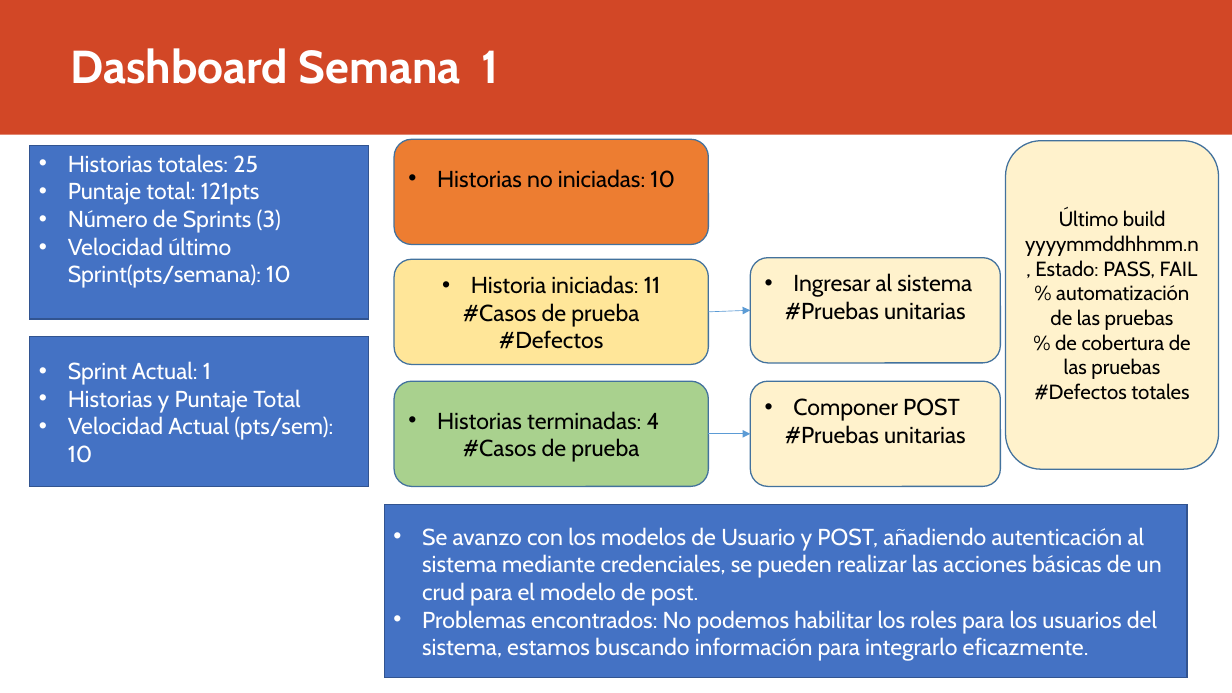
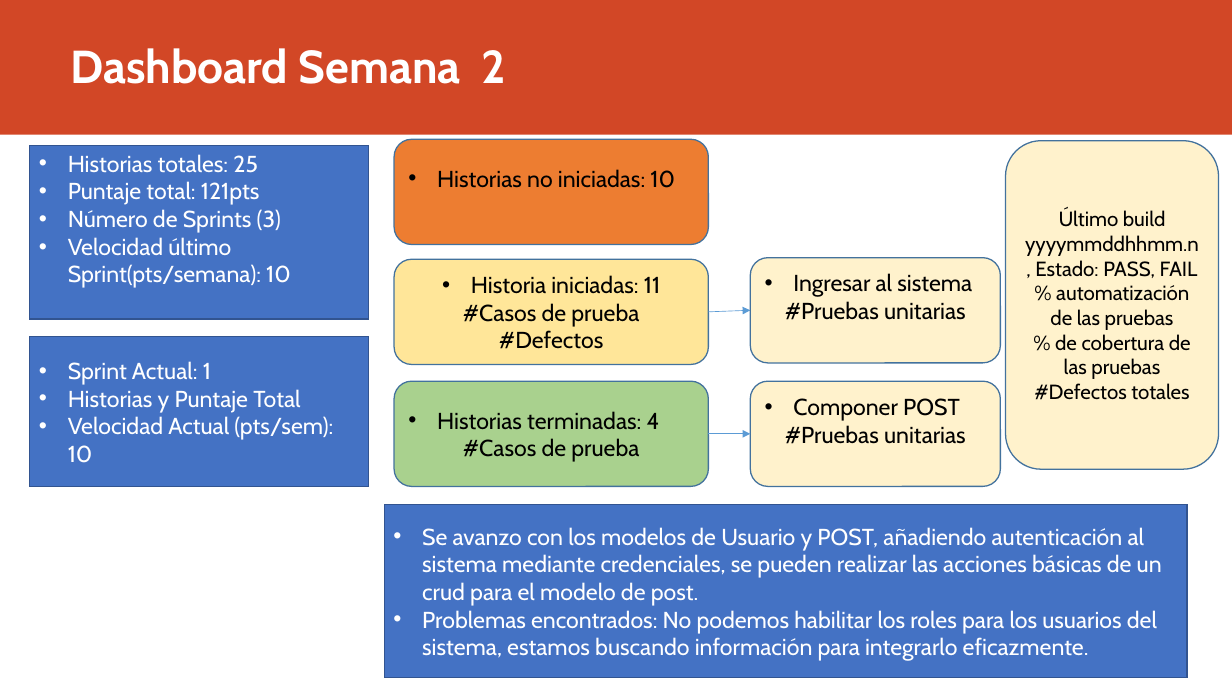
Before and after one commit to Danielacvd/ICF232_202010_GRUPO3-sw2, a slide deck: slide 2 of Monitoreo_Proyecto.pptx. Drawn at 1232x693 pixels with LibreOffice and Linux fonts; fonts in the diff are those of the drawing. Boxes give left, top, right and bottom in pixels: in the first picture for what was removed or moved away, otherwise in the second. Text is boxed around its words. In the diff, an @@ line names an element or a change of style, - is before the commit and + after.

Commit message:
Informe de avance semana 2

```diff
--- a/Monitoreo_Proyecto.pptx
+++ b/Monitoreo_Proyecto.pptx
@@ title at [70, 48, 505, 84]: text changed @@
-Dashboard Semana 1
+Dashboard Semana 2
```
Also in this commit, not shown: 1 other slide changed, 2 other files.
